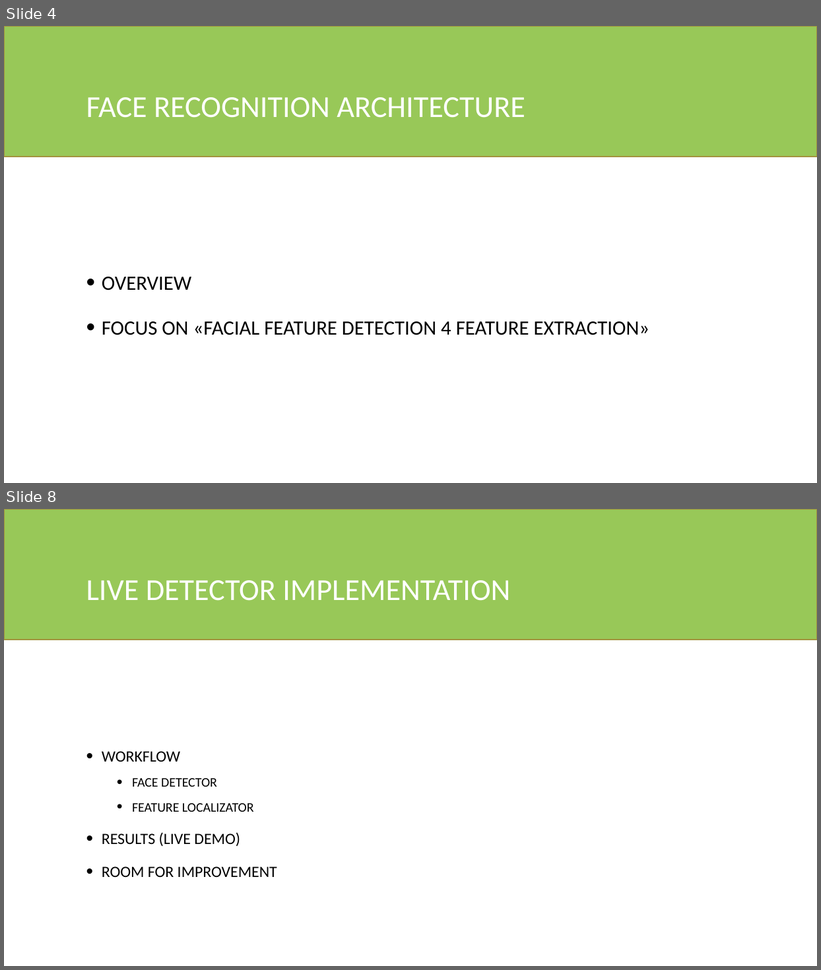
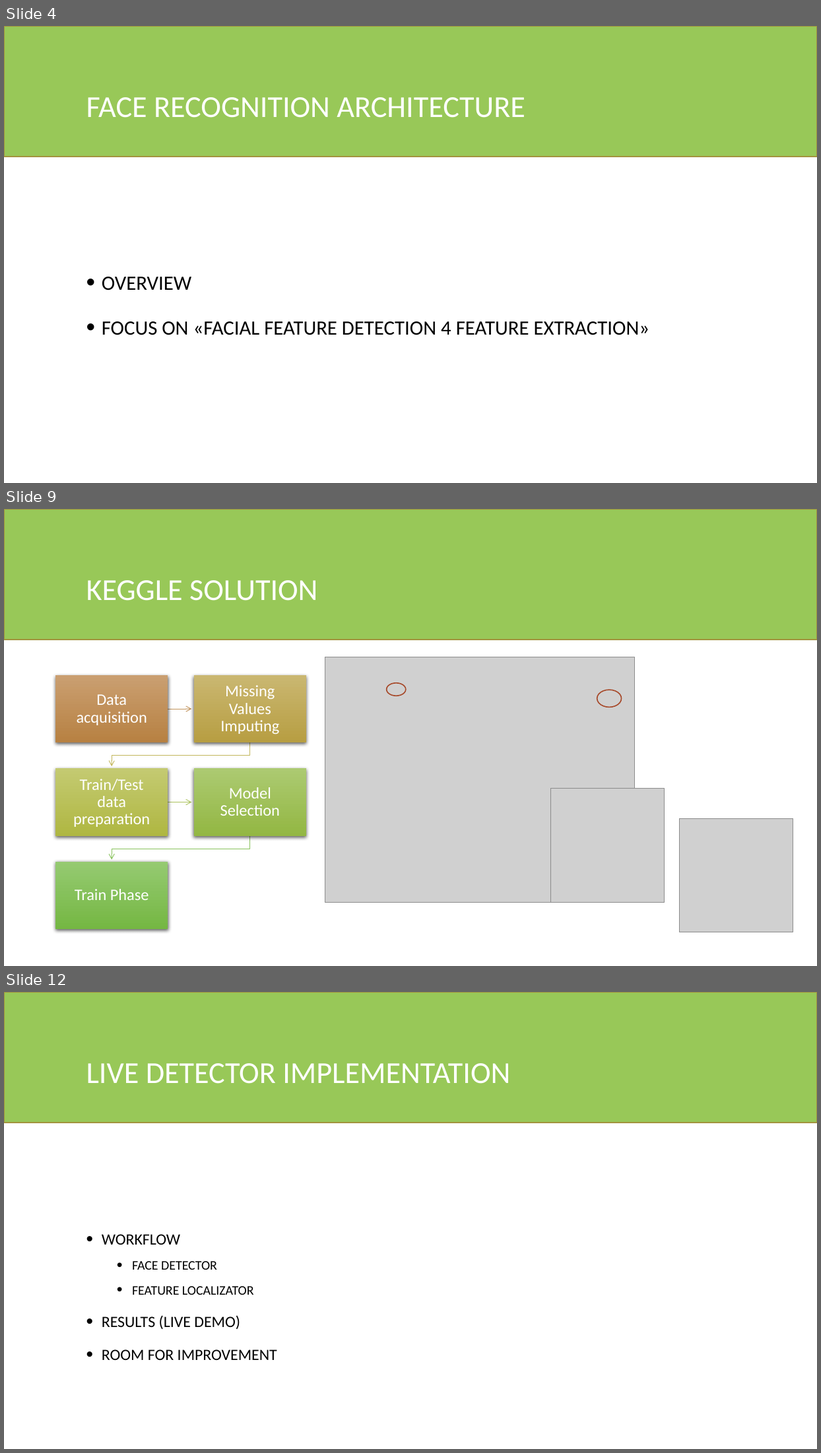
Before and after one commit to fedeloper/Biometrics2021, a slide deck: Facial Keypoints Detector.pptx. Shown one above the other, each under a label of ours: slides 4 and 8 before the commit, slides 4, 9 and 12 after it; the slides between them are not shown. The pictures are 821x970 and 821x1453 pixels, drawn with LibreOffice and Linux fonts; fonts in the diff are those of the drawing; grey boxes stand for pictures. Boxes give left, top, right and bottom in pixels: in the first picture for what was removed or moved away, otherwise in the second. Text is boxed around its words. In the diff, an @@ line names an element or a change of style, - is before the commit and + after.

```diff
--- a/Facial Keypoints Detector.pptx
+++ b/Facial Keypoints Detector.pptx
@@ slide 9 added at [4, 509, 817, 966], background #FFFFFF @@
@@ rectangle added at [4, 509, 817, 640], fill #98C858, outline #A3943F 1.25 pt @@
@@ title added at [86, 580, 318, 601], 36 pt, text #FFFFFF @@
+KEGGLE SOLUTION
@@ picture added at [325, 657, 635, 902] @@
@@ ellipse added at [386, 683, 406, 696], outline #A84A2A 1.25 pt @@
@@ ellipse added at [597, 690, 622, 707], outline #A84A2A 1.25 pt @@
@@ picture added at [550, 789, 664, 902] @@
@@ picture added at [679, 819, 793, 932] @@
@@ group added at [55, 675, 306, 930]: 5 rectangles, 5 texts, 4 freeform shapes @@
+Data acquisition
+Missing Values Imputing
+Train/Test data preparation
+Model Selection
+Train Phase
@@ what was slide 8 is now slide 12 @@
```
Also in this commit, not shown: 1 slide changed, 7 other slides added, 4 slides removed, 13 other files.
